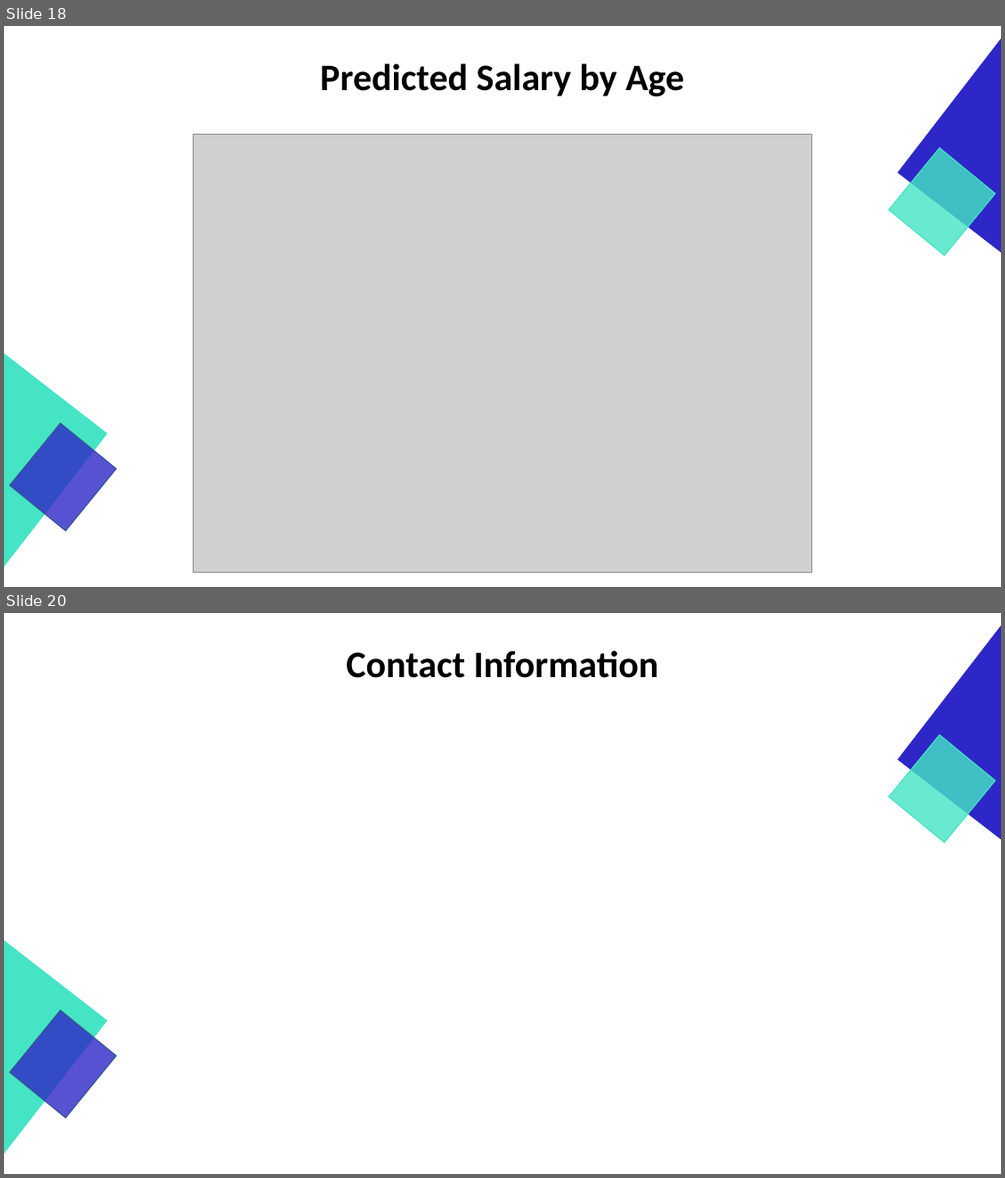
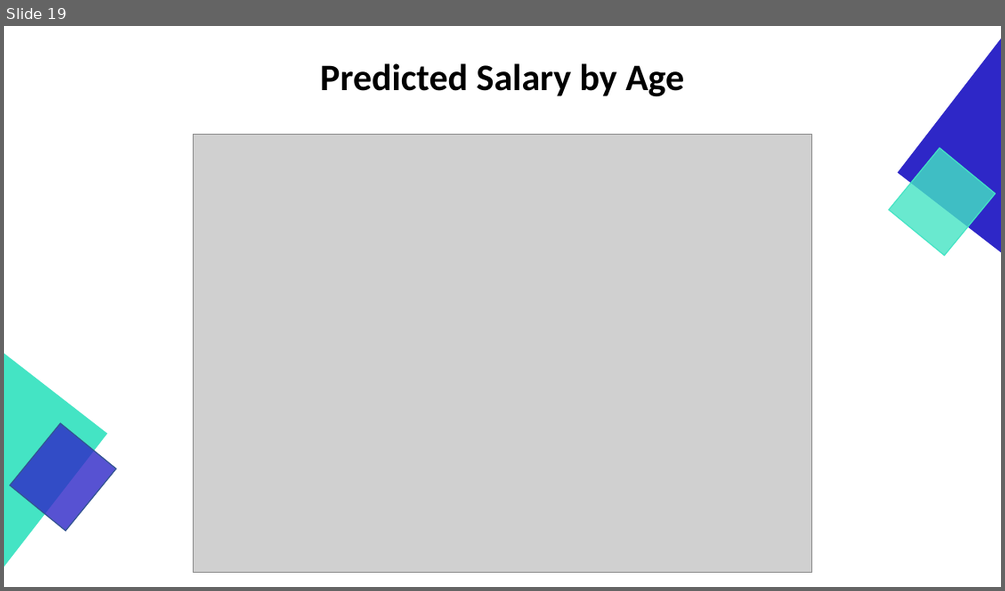
Before and after one commit to GraduateSchoolWork/CaseStudy2_DDS, a slide deck: DDS_Project_2_Presentation.pptx. Shown one above the other, each under a label of ours: slides 18 and 20 before the commit, slide 19 after it; the slides between them are not shown. The pictures are 1005x1178 and 1005x591 pixels, drawn with LibreOffice and Linux fonts; fonts in the diff are those of the drawing; grey boxes stand for pictures. Boxes give left, top, right and bottom in pixels: in the first picture for what was removed or moved away, otherwise in the second. Text is boxed around its words. In the diff, an @@ line names an element or a change of style, - is before the commit and + after.

```diff
--- a/DDS_Project_2_Presentation.pptx
+++ b/DDS_Project_2_Presentation.pptx
@@ slide 20 removed at box(4, 613, 1001, 1174), background #FFFFFF @@
@@ right triangle removed at box(898, 625, 1001, 840) @@
@@ title removed at box(346, 650, 659, 678) @@
-Contact Information
@@ rectangle removed at box(889, 735, 995, 842) @@
@@ right triangle removed at box(4, 941, 107, 1153) @@
@@ rectangle removed at box(10, 1010, 116, 1118) @@
@@ what was slide 18 is now slide 19 @@
```
Also in this commit, not shown: 2 slides changed, 4 slides added, 1 other slide removed, 1 other file.
